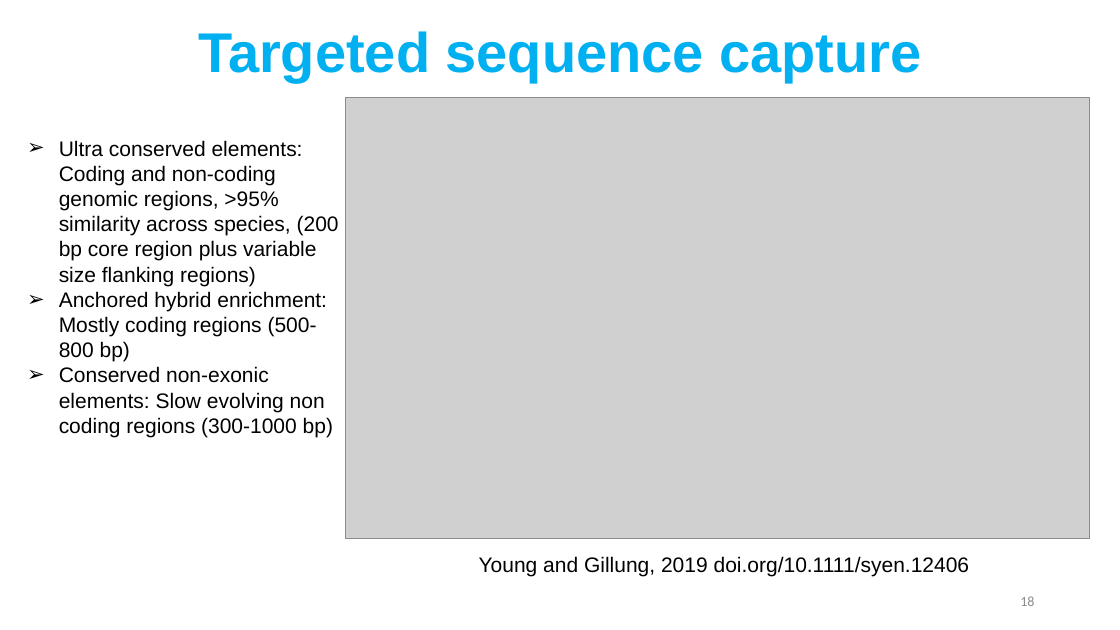
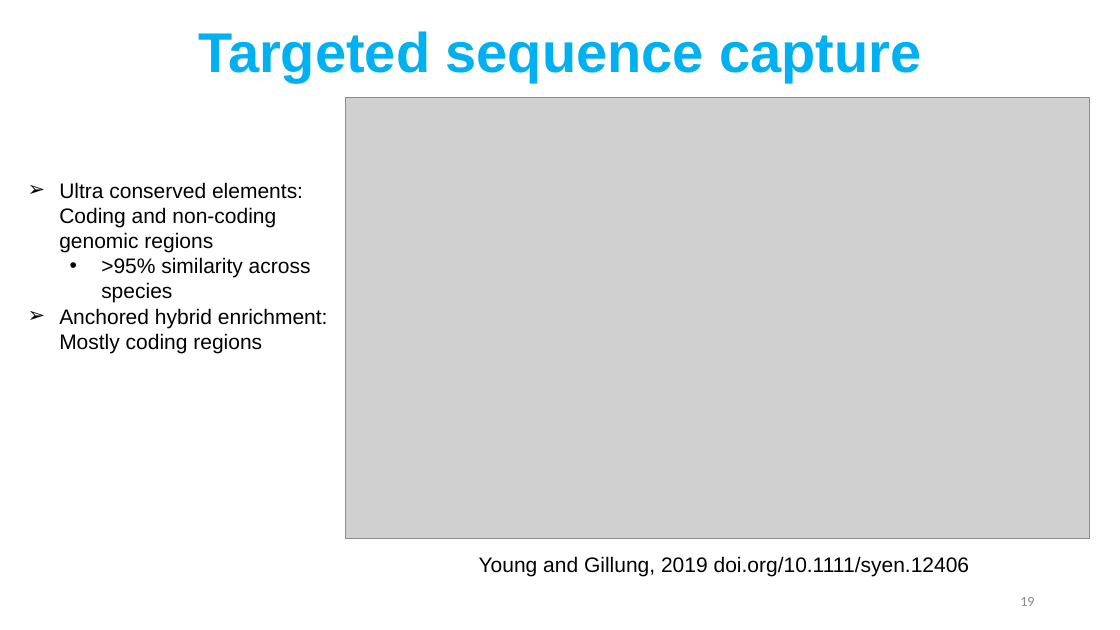
Before and after one commit to DAWGPSU/DAWG_workshop, a slide deck: slide 19 of SP24_09FEB24_Phylogenomics/slides/Phylogenomics_Slides_DAWG_SP24.pptx (slide 18 before the commit). Drawn at 1120x630 pixels with LibreOffice and Linux fonts; fonts in the diff are those of the drawing; grey boxes stand for pictures. Boxes give left, top, right and bottom in pixels: in the first picture for what was removed or moved away, otherwise in the second. Text is boxed around its words. In the diff, an @@ line names an element or a change of style, - is before the commit and + after.

```diff
--- a/SP24_09FEB24_Phylogenomics/slides/Phylogenomics_Slides_DAWG_SP24.pptx
+++ b/SP24_09FEB24_Phylogenomics/slides/Phylogenomics_Slides_DAWG_SP24.pptx
@@ text at [59,182,328,353]: text changed @@
-➢ Ultra conserved elements: Coding and non-coding genomic regions, >95% similarity across species, (200 bp core region plus variable size flanking regions)
-➢ Anchored hybrid enrichment: Mostly coding regions (500-800 bp)
-➢ Conserved non-exonic elements: Slow evolving non coding regions (300-1000 bp)
+➢ Ultra conserved elements: Coding and non-coding genomic regions
+  • >95% similarity across species
+➢ Anchored hybrid enrichment: Mostly coding regions
@@ page number at [1020,597,1034,606]: text changed @@
-18
+19
```
Also in this commit, not shown: 7 other slides changed, 2 slides added, 1 slide removed.
